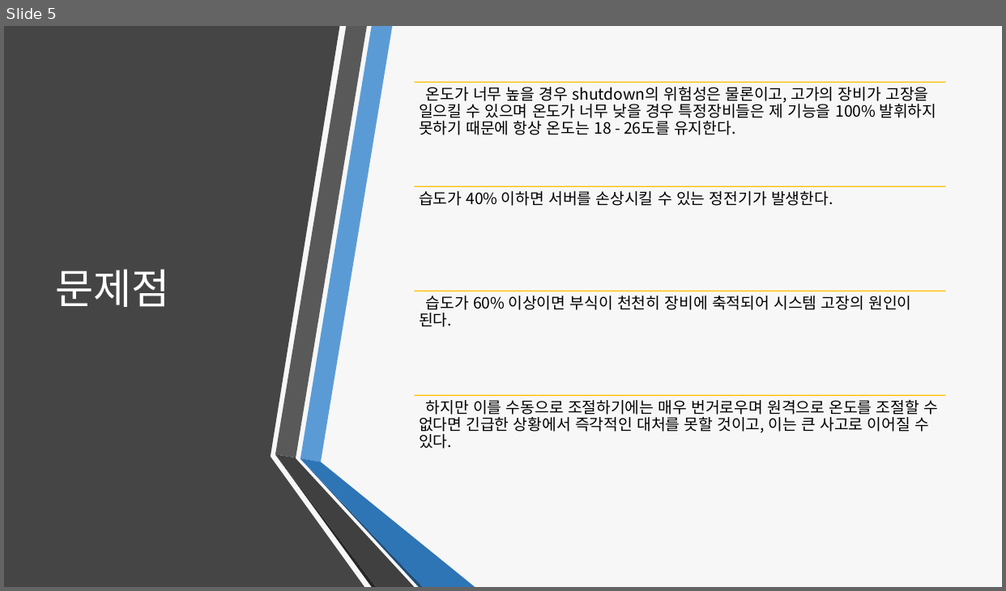
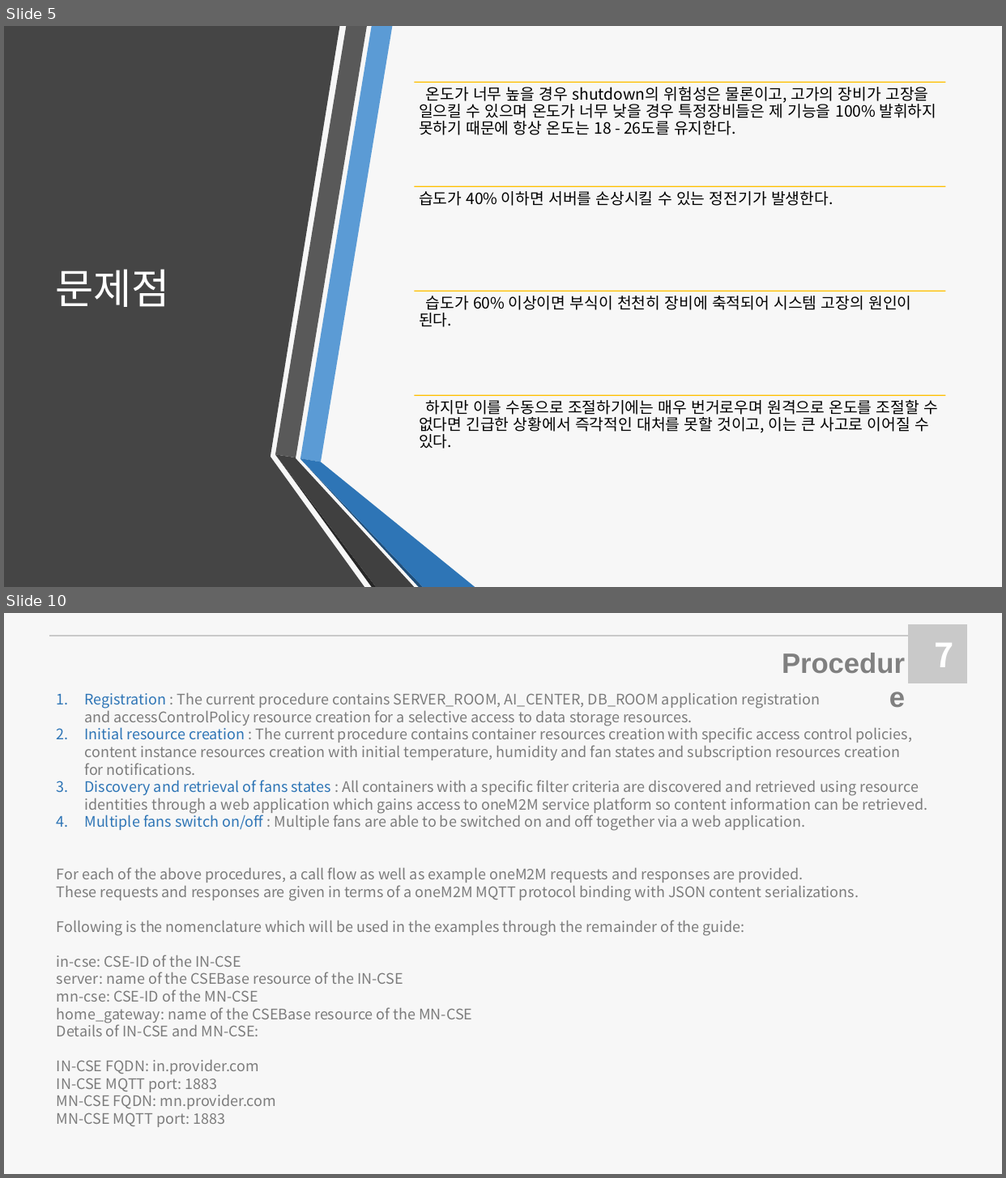
Before and after one commit to Sejong-OSA/Server-temperature-management-system, a slide deck: docs/서버실 온습도 조절 프로젝트.pptx. Shown one above the other, each under a label of ours: slide 5 before the commit, slides 5 and 10 after it; the slides between them are not shown. The pictures are 1006x591 and 1006x1178 pixels, drawn with LibreOffice and Linux fonts; fonts in the diff are those of the drawing. Boxes give left, top, right and bottom in pixels: in the first picture for what was removed or moved away, otherwise in the second. Text is boxed around its words. In the diff, an @@ line names an element or a change of style, - is before the commit and + after.

```diff
--- a/docs/서버실 온습도 조절 프로젝트.pptx
+++ b/docs/서버실 온습도 조절 프로젝트.pptx
@@ slide 10 added at [4,613,1002,1174], background #F7F7F7 @@
@@ line added from (49, 636) to (908, 636), #C9C9C9 1.5 pt @@
@@ rectangle added at [908,624,967,683], fill #C9C9C9 @@
@@ text added at [760,641,912,683], 27 pt, text #808080, bold @@
+Procedure
@@ text added at [934,643,953,667], 32 pt, text #FFFFFF, bold @@
+7
@@ text added at [57,693,927,1127], 14 pt, text #7C7C7C @@
+1. Registration : The current procedure contains SERVER_ROOM, AI_CENTER, DB_ROOM application registration
+   and accessControlPolicy resource creation for a selective access to data storage resources.
+2. Initial resource creation : The current procedure contains container resources creation with specific access control policies,
+   content instance resources creation with initial temperature, humidity and fan states and subscription resources creation
+   for notifications.
+3. Discovery and retrieval of fans states : All containers with a specific filter criteria are discovered and retrieved using resource
+   identities through a web application which gains access to oneM2M service platform so content information can be retrieved.
+4. Multiple fans switch on/off : Multiple fans are able to be switched on and off together via a web application.
+For each of the above procedures, a call flow as well as example oneM2M requests and responses are provided.
+These requests and responses are given in terms of a oneM2M MQTT protocol binding with JSON content serializations.
+Following is the nomenclature which will be used in the examples through the remainder of the guide:
+in-cse: CSE-ID of the IN-CSE
+server: name of the CSEBase resource of the IN-CSE
+mn-cse: CSE-ID of the MN-CSE
+home_gateway: name of the CSEBase resource of the MN-CSE
+Details of IN-CSE and MN-CSE:
+IN-CSE FQDN: in.provider.com
+IN-CSE MQTT port: 1883
+MN-CSE FQDN: mn.provider.com
+MN-CSE MQTT port: 1883
```
Also in this commit, not shown: 3 slides changed, 22 other slides added, 4 slides removed, 5 other files.
